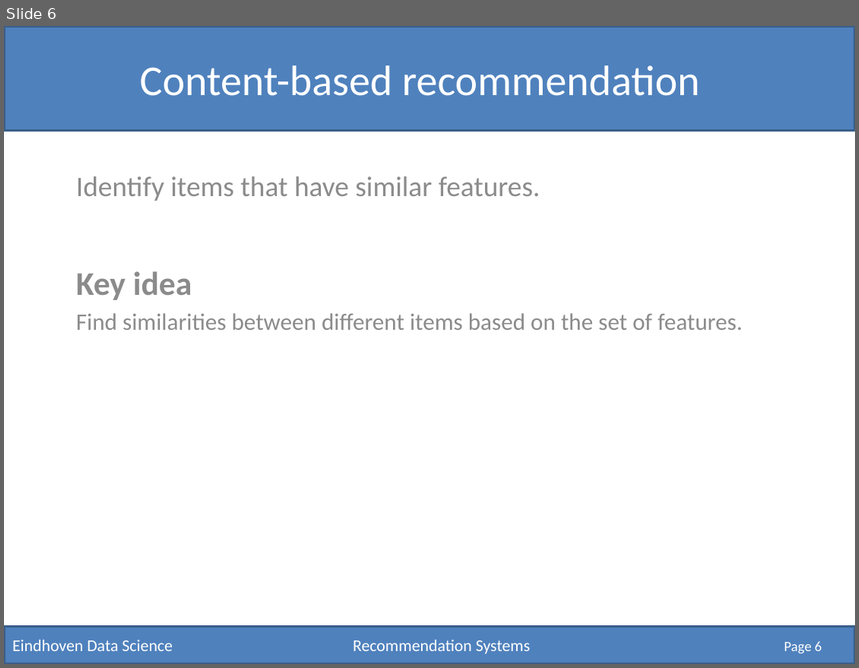
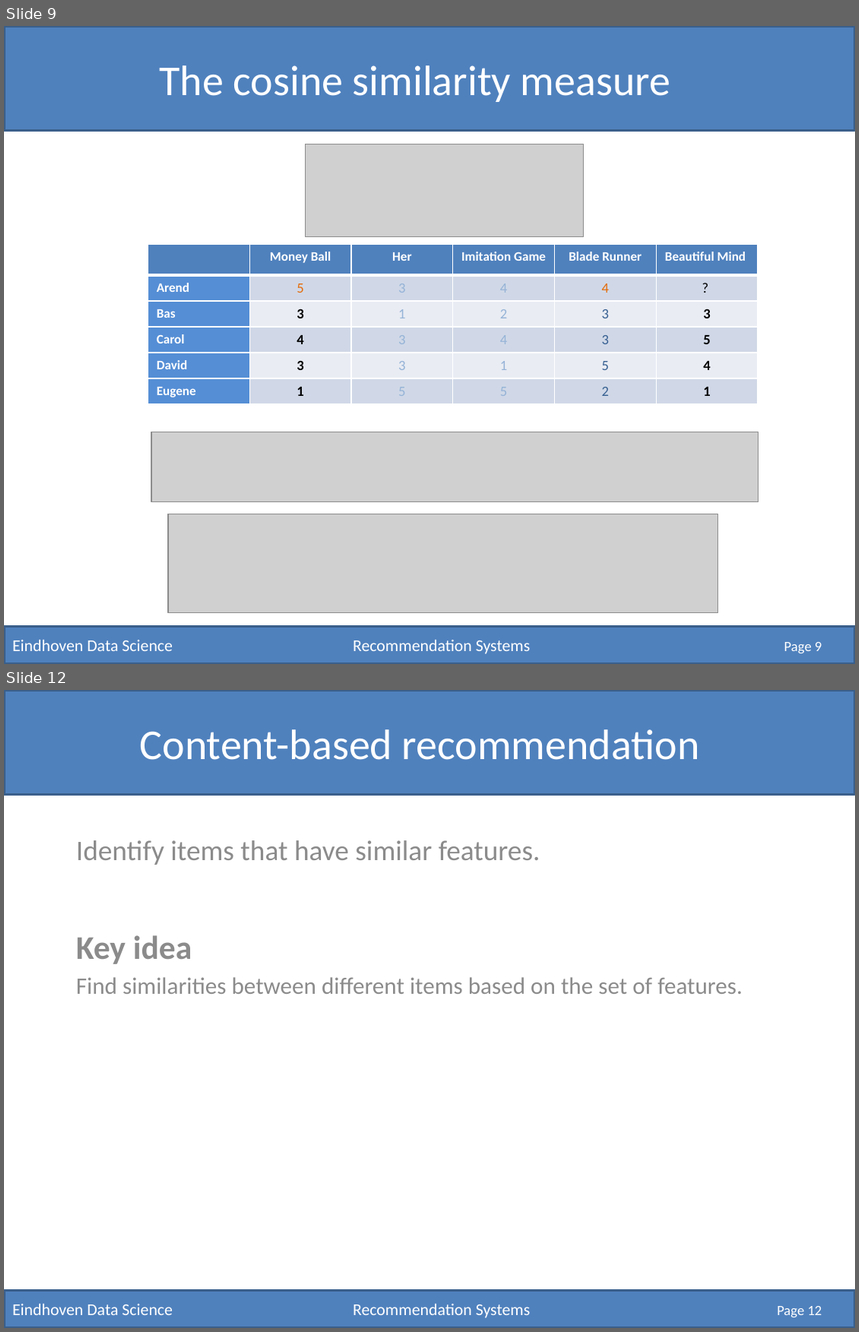
Before and after one commit to RobRomijnders/EDS, a slide deck: hack_10/Recommendation Systems.pptx. Shown one above the other, each under a label of ours: slide 6 before the commit, slides 9 and 12 after it; the slides between them are not shown. The pictures are 859x668 and 859x1332 pixels, drawn with LibreOffice and Linux fonts; fonts in the diff are those of the drawing; grey boxes stand for pictures. Boxes give left, top, right and bottom in pixels: in the first picture for what was removed or moved away, otherwise in the second. Text is boxed around its words. In the diff, an @@ line names an element or a change of style, - is before the commit and + after.

```diff
--- a/hack_10/Recommendation Systems.pptx
+++ b/hack_10/Recommendation Systems.pptx
@@ slide 9 added at <box>4,26,855,664</box>, background #FFFFFF @@
@@ rectangle added at <box>4,26,855,131</box>, fill #4F81BD, outline #3A5F8C 2 pt @@
@@ title added at <box>159,66,671,102</box>, 36 pt, text #FFFFFF @@
+The cosine similarity measure
@@ picture added at <box>305,145,584,237</box> @@
@@ table added at <box>148,245,756,412</box>, 6 rows, 6 columns @@
+ | Money Ball | Her | Imitation Game | Blade Runner | Beautiful Mind
+Arend | 5 | 3 | 4 | 4 | ?
+Bas | 3 | 1 | 2 | 3 | 3
+Carol | 4 | 3 | 4 | 3 | 5
+David | 3 | 3 | 1 | 5 | 4
+Eugene | 1 | 5 | 5 | 2 | 1
@@ picture added at <box>151,432,758,502</box> @@
@@ picture added at <box>168,514,718,613</box> @@
@@ rectangle added at <box>4,627,855,664</box>, fill #4F81BD, outline #3A5F8C 2 pt, 14 pt, text #FFFFFF @@
+Eindhoven Data Science Recommendation Systems
@@ page number added at <box>785,642,822,654</box>, 12 pt, text #FFFFFF @@
+Page 9
@@ what was slide 6 is now slide 12 @@
@@ page number at <box>777,1306,823,1318</box>: text changed @@
-Page 6
+Page 12
```
Also in this commit, not shown: 5 slides changed, 8 other slides added.
